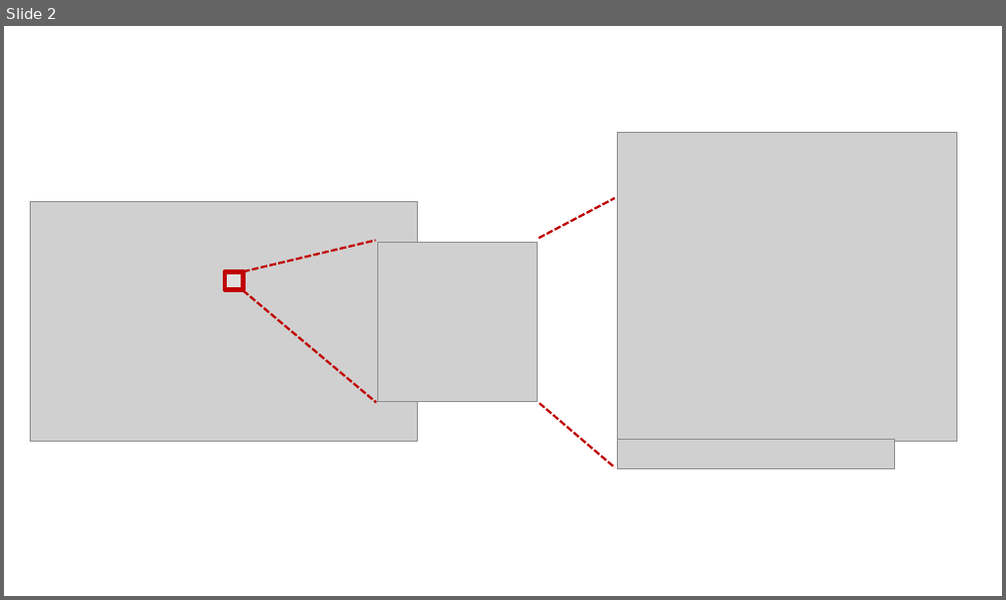
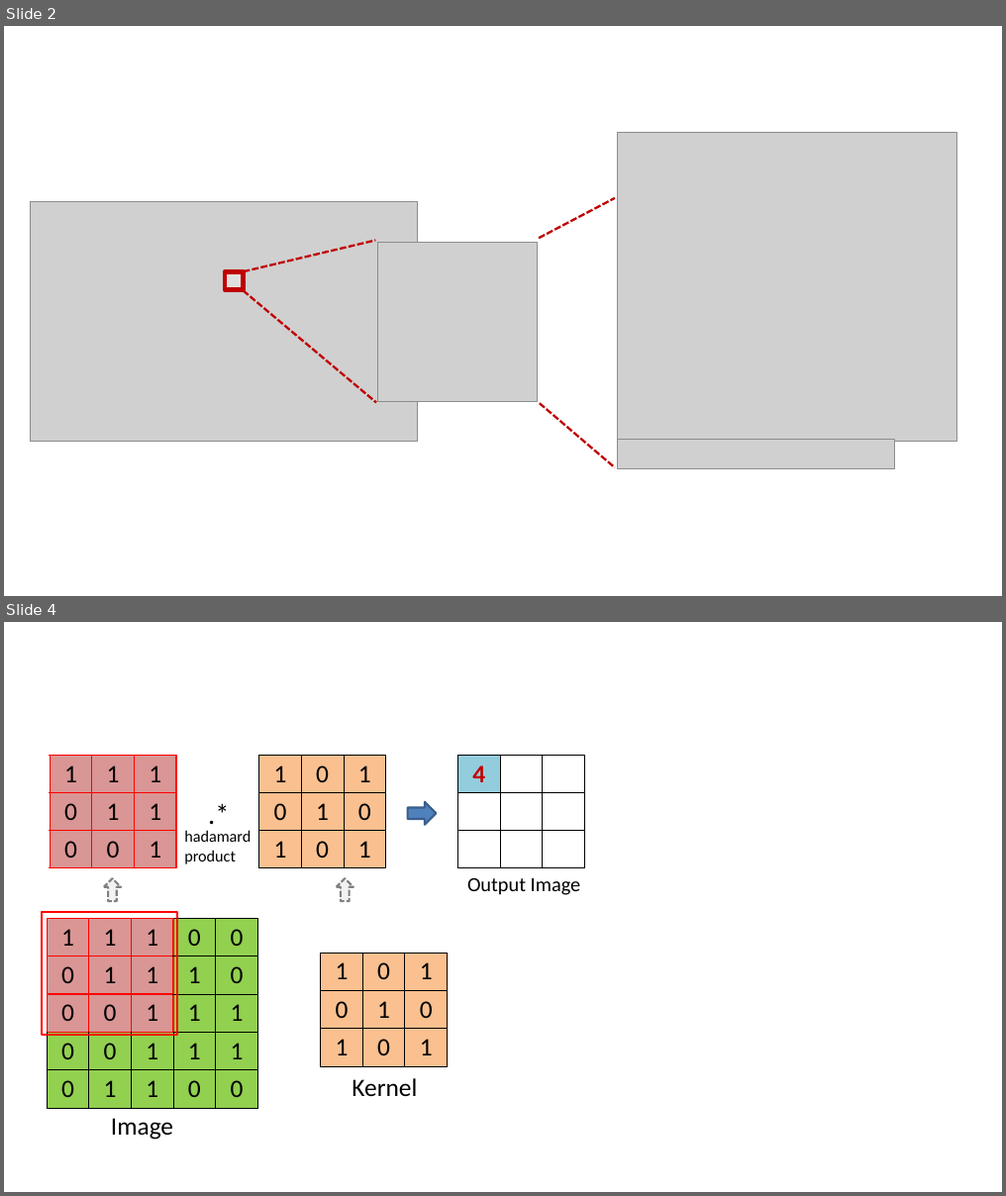
Before and after one commit to zhamppx97/TensorFlow.NET-Tutorials, a slide deck: ppt/chapter3.pptx. Shown one above the other, each under a label of ours: slide 2 before the commit, slides 2 and 4 after it; the slides between them are not shown. The pictures are 1006x600 and 1006x1196 pixels, drawn with LibreOffice and Linux fonts; fonts in the diff are those of the drawing; grey boxes stand for pictures. Boxes give left, top, right and bottom in pixels: in the first picture for what was removed or moved away, otherwise in the second. Text is boxed around its words. In the diff, an @@ line names an element or a change of style, - is before the commit and + after.

```diff
--- a/ppt/chapter3.pptx
+++ b/ppt/chapter3.pptx
@@ slide 4 added at [4, 622, 1002, 1192], background #FFFFFF @@
@@ table added at [50, 756, 175, 868], 3 rows, 3 columns @@
+1 | 1 | 1
+0 | 1 | 1
+0 | 0 | 1
@@ table added at [258, 756, 385, 868], 3 rows, 3 columns @@
+1 | 0 | 1
+0 | 1 | 0
+1 | 0 | 1
@@ table added at [458, 756, 584, 868], 3 rows, 3 columns @@
+4 |  | 
+ |  | 
+ |  | 
@@ text added at [201, 793, 238, 834], 28 pt, text #000000 @@
+.*
@@ right arrow added at [407, 802, 436, 825], fill #4F81BD, outline #3A5F8C 2 pt @@
@@ text added at [184, 830, 251, 865], 16 pt, text #000000 @@
+hadamard
+product
@@ down arrow added at [104, 878, 122, 901], fill #F2F2F2, outline #808080 2 pt dashed @@
@@ down arrow added at [337, 878, 353, 901], fill #F2F2F2, outline #808080 2 pt dashed @@
@@ text added at [467, 877, 581, 895], 20 pt, text #000000 @@
+Output Image
@@ rectangle added at [42, 912, 178, 1036], outline #FF0000 2 pt @@
@@ table added at [47, 918, 256, 1105], 5 rows, 5 columns @@
+1 | 1 | 1 | 0 | 0
+0 | 1 | 1 | 1 | 0
+0 | 0 | 1 | 1 | 1
+0 | 0 | 1 | 1 | 1
+0 | 1 | 1 | 0 | 0
@@ table added at [321, 953, 447, 1066], 3 rows, 3 columns @@
+1 | 0 | 1
+0 | 1 | 0
+1 | 0 | 1
@@ text added at [351, 1078, 417, 1096], 25 pt, text #000000 @@
+Kernel
@@ text added at [111, 1118, 173, 1140], 25 pt, text #000000 @@
+Image
```
Also in this commit, not shown: 5 other slides added, 4 slides removed, 25 other files.
